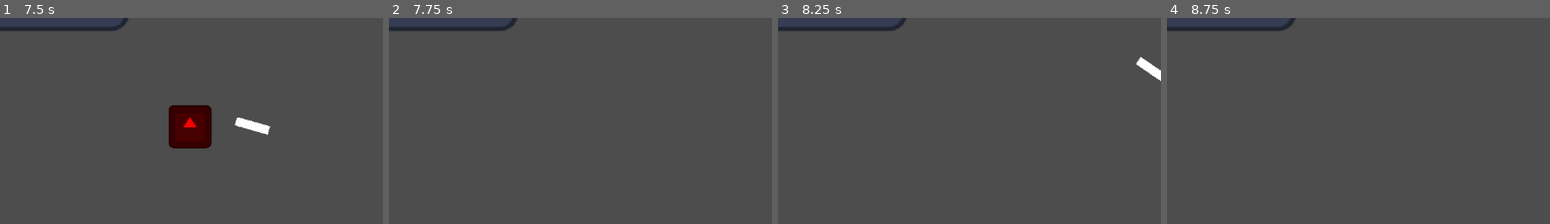
Above: before the commit, frames 1-4 (left to right).
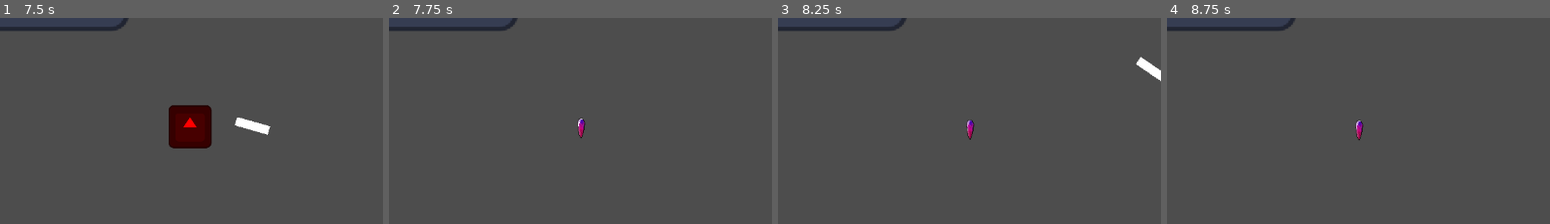
Above: after the commit, the same moments.

Repository: paperparrot5010/Sop_jam
Game: Godot game, scene res://main file/main.tscn
Two runs of this game, one before a commit and one after it. Both use one fixed random seed, a clock stepped at 60 frames per second and the inputs below. The engine's default icon, where the game draws it, is replaced by a stand-in: a white triangle on a blue panel in a dark square.
Inputs (mouse positions are % of the whole screen's width and height, from its top left):
- Up to frame 1 (7.5 s): move the mouse to (72, 42) at 0.52 s; hold D (right) 0.53-1.28 s; click (72, 42) at 0.6 s; move the mouse to (29, 53) at 1.27 s; hold S (down) 1.28-2.03 s; click (29, 53) at 1.35 s; move the mouse to (60, 24) at 2.02 s; hold D (right) 2.03-2.78 s; click (60, 24) at 2.1 s; move the mouse to (44, 68) at 2.77 s; hold W (up) 2.78-3.53 s; click (44, 68) at 2.85 s; move the mouse to (80, 63) at 3.52 s; hold A (left) 3.53-5.03 s; click (80, 63) at 3.6 s; move the mouse to (19, 32) at 4.27 s; click (19, 32) at 4.35 s; move the mouse to (55, 47) at 5.02 s; hold S (down) 5.03-5.78 s; click (55, 47) at 5.1 s; move the mouse to (34, 21) at 5.77 s; hold D (right) 5.78-6.53 s; click (34, 21) at 5.85 s; move the mouse to (72, 42) at 6.52 s; hold W (up) 6.53-7.28 s; click (72, 42) at 6.6 s; move the mouse to (29, 53) at 7.27 s; hold D (right) from 7.28 s (still down); click (29, 53) at 7.35 s
- Up to frame 2 (7.75 s): keep holding D (right)
- Up to frame 3 (8.25 s): tap Enter at 8 s; move the mouse to (60, 24) at 8.02 s; release D (right) at 8.03 s; hold S (down) from 8.03 s (still down); click (60, 24) at 8.1 s
- Up to frame 4 (8.75 s): keep holding S (down)
The pictures show only the part of the screen within x 41-91%, y 50-100%; the shares and areas given below are measured in that part.

Frame 1 is identical in both runs. In frame 2, 0.1% of the frame differs, in the area x 49-52%, y 48-59%; in frame 3, 0.1%; in frame 4, 0.1%, in the area x 49-52%, y 49-60%.

Commit message:
some improvements

Diff:
--- a/Collectabel objects/crystal.tscn
+++ b/Collectabel objects/crystal.tscn
@@ -150,7 +150,4 @@
 [node name="CollisionShape2D" type="CollisionShape2D" parent="."]
 shape = SubResource("CapsuleShape2D_wbk1b")
 
-[node name="Camera2D" type="Camera2D" parent="."]
-zoom = Vector2(3, 3)
-
 [connection signal="body_entered" from="." to="." method="_on_body_entered"]
--- a/Enemy/enemy.gd
+++ b/Enemy/enemy.gd
@@ -1,21 +1,20 @@
 extends CharacterBody2D
 
 @export var speed = 100.0
+@export var health = 1 # Example health
 @onready var navigation_agent: NavigationAgent2D = $NavigationAgent2D
 
 var player_node: Node2D = null
+var crystal_scene = preload("res://Collectabel objects/crystal.tscn")
 
 func _ready():
-	# Find the player node. This assumes the player is named 'Player' in the scene.
-	# You might need to adjust this if your player node has a different name or path.
 	player_node = get_tree().get_first_node_in_group("PlayerGroup")
 	if player_node == null:
-		print("Enemy AI: Error: Player node not found in 'PlayerGroup'.")
+		print("Enemy AI: Error: Player node not found in \'PlayerGroup\'.")
 		return
 	else:
 		print("Enemy AI: Player node found: ", player_node.name)
 
-	# Set navigation agent properties (adjust as needed)
 	navigation_agent.path_desired_distance = 4.0
 	navigation_agent.target_desired_distance = 4.0
 
@@ -23,25 +22,30 @@
 	if player_node == null:
 		return
 
-	# Set the player's position as the target for the navigation agent
 	navigation_agent.target_position = player_node.global_position
-	# Debug: Print target position
-	# print("Enemy AI: Target Position: ", navigation_agent.target_position)
 
-	# If the navigation is finished (reached target or no path), do nothing
 	if navigation_agent.is_navigation_finished():
 		velocity = Vector2.ZERO
-		# Debug: Print if navigation is finished
-		# print("Enemy AI: Navigation Finished.")
 		return
 
-	# Get the next point on the path from the navigation agent
 	var current_agent_position: Vector2 = global_position
 	var next_path_position: Vector2 = navigation_agent.get_next_path_position()
 
-	# Debug: Print next path position
-	# print("Enemy AI: Next Path Position: ", next_path_position)
-
-	# Calculate the direction to the next path point and move towards it
 	velocity = current_agent_position.direction_to(next_path_position) * speed
 	move_and_slide()
+
+func take_damage(amount):
+	health -= amount
+	print("Enemy took ", amount, " damage. Health: ", health)
+	if health <= 0:
+		die()
+
+func die():
+	print("Enemy died!")
+	drop_crystal()
+	queue_free()
+
+func drop_crystal():
+	var crystal_instance = crystal_scene.instantiate()
+	get_parent().add_child(crystal_instance)
+	crystal_instance.global_position = global_position
--- a/Player/bullet_2.gd
+++ b/Player/bullet_2.gd
@@ -16,10 +16,10 @@
 
 func _on_area_2d_body_entered(body: Node2D) -> void:
 	if body.is_in_group("EnemyGroup"):
-		var crystal = crystal_scene.instantiate()
-		#crystal.position = .position
-		body.queue_free()
-		queue_free()
+		# Call the take_damage function on the enemy
+		if body.has_method("take_damage"):
+			body.take_damage(1) # Assuming 1 damage per bullet
+		queue_free() # Destroy the bullet after hitting an enemy
 
 	elif body.is_in_group("MachineGroup") :
 		queue_free()
